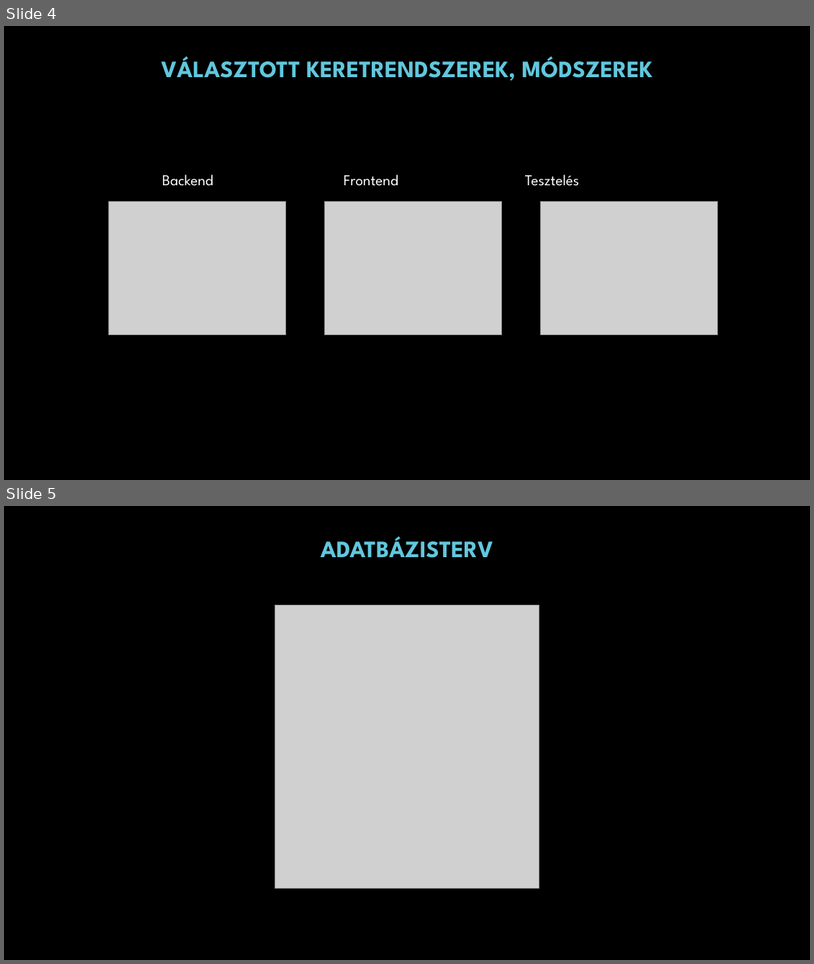
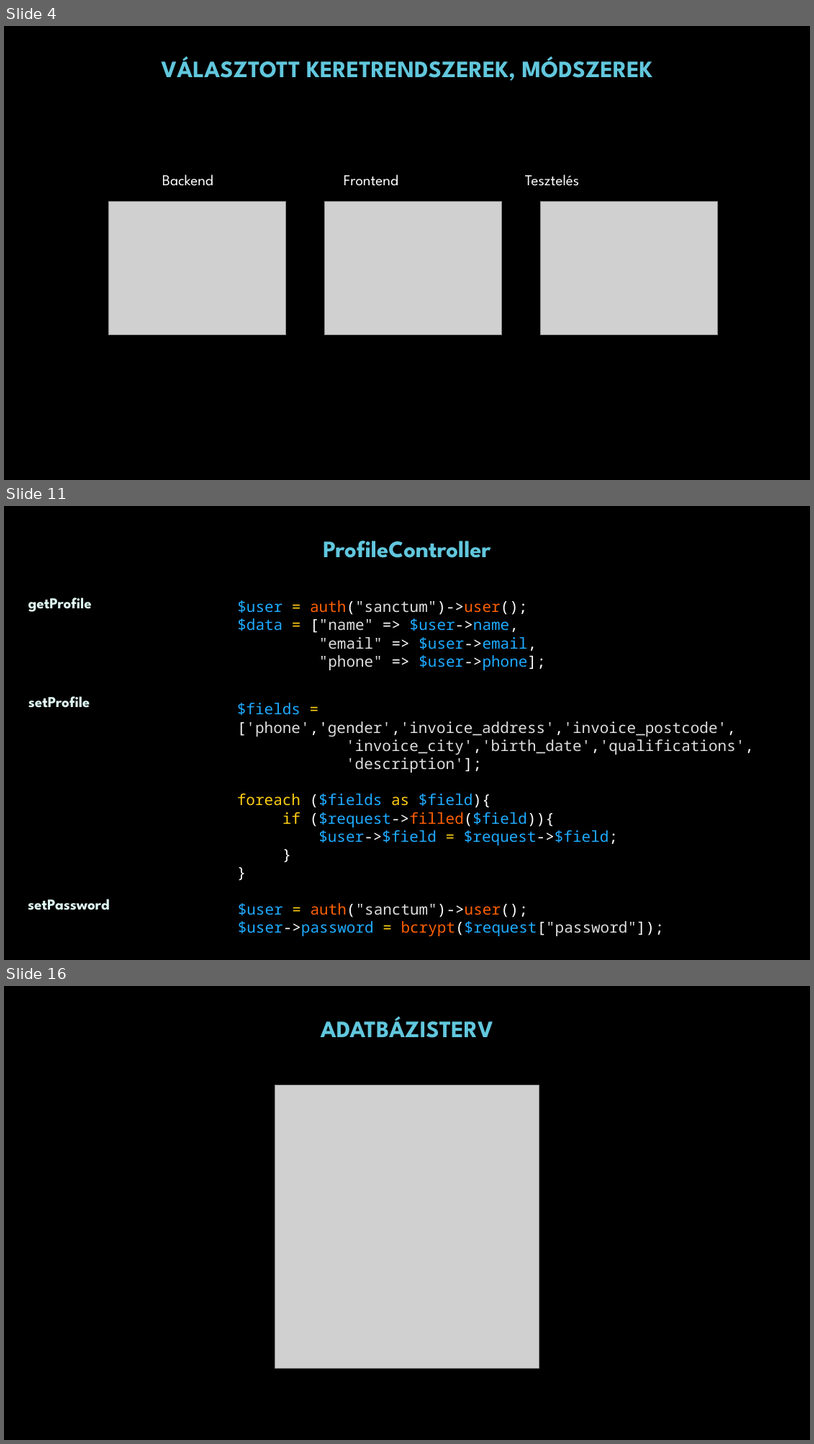
Before and after one commit to Harvester667/KTCH_Project_TeneT, a slide deck: Hairdressair_prezentáció.pptx. Shown one above the other, each under a label of ours: slides 4 and 5 before the commit, slides 4, 11 and 16 after it; the slides between them are not shown. The pictures are 814x964 and 814x1444 pixels, drawn with LibreOffice and Linux fonts; fonts in the diff are those of the drawing; grey boxes stand for pictures; background and template pictures are left out. Boxes give left, top, right and bottom in pixels: in the first picture for what was removed or moved away, otherwise in the second. Text is boxed around its words. In the diff, an @@ line names an element or a change of style, - is before the commit and + after.

```diff
--- a/Hairdressair_prezentáció.pptx
+++ b/Hairdressair_prezentáció.pptx
@@ slide 11 added at (x1=4, y1=506, x2=810, y2=960), background picture (left out) @@
@@ rectangle added at (x1=4, y1=525, x2=810, y2=572), fill #000000 at 50% opacity @@
@@ text added at (x1=323, y1=541, x2=491, y2=558), 28 pt, text #61C7DD, bold @@
+ProfileController
@@ text added at (x1=28, y1=597, x2=92, y2=612), 18 pt, text #DEF6F1, bold @@
+getProfile
@@ text added at (x1=237, y1=600, x2=545, y2=670), 18 pt, text #1EABFF @@
+$user = auth("sanctum")->user();
+$data = ["name" => $user->name,
+"email" => $user->email,
+"phone" => $user->phone];
@@ text added at (x1=28, y1=696, x2=90, y2=708), 18 pt, text #DEF6F1, bold @@
+setProfile
@@ text added at (x1=237, y1=703, x2=754, y2=845), 18 pt, text #DEDEDE @@
+$fields = ['phone','gender','invoice_address','invoice_postcode',
+'invoice_city','birth_date','qualifications',
+'description'];
+foreach ($fields as $field){
+if ($request->filled($field)){
+$user->$field = $request->$field;
+}
+}
@@ text added at (x1=28, y1=898, x2=110, y2=910), 18 pt, text #DEF6F1, bold @@
+setPassword
@@ text added at (x1=238, y1=903, x2=664, y2=936), 18 pt, text #1EABFF @@
+$user = auth("sanctum")->user();
+$user->password = bcrypt($request["password"]);
@@ what was slide 5 is now slide 16 @@
```
Also in this commit, not shown: 10 other slides added.
